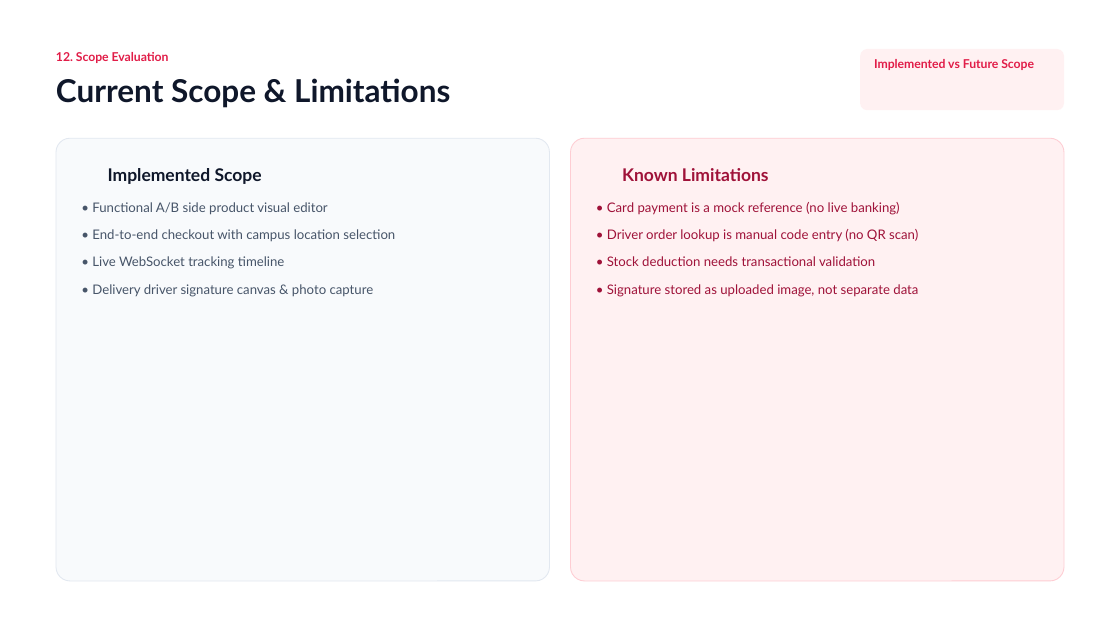
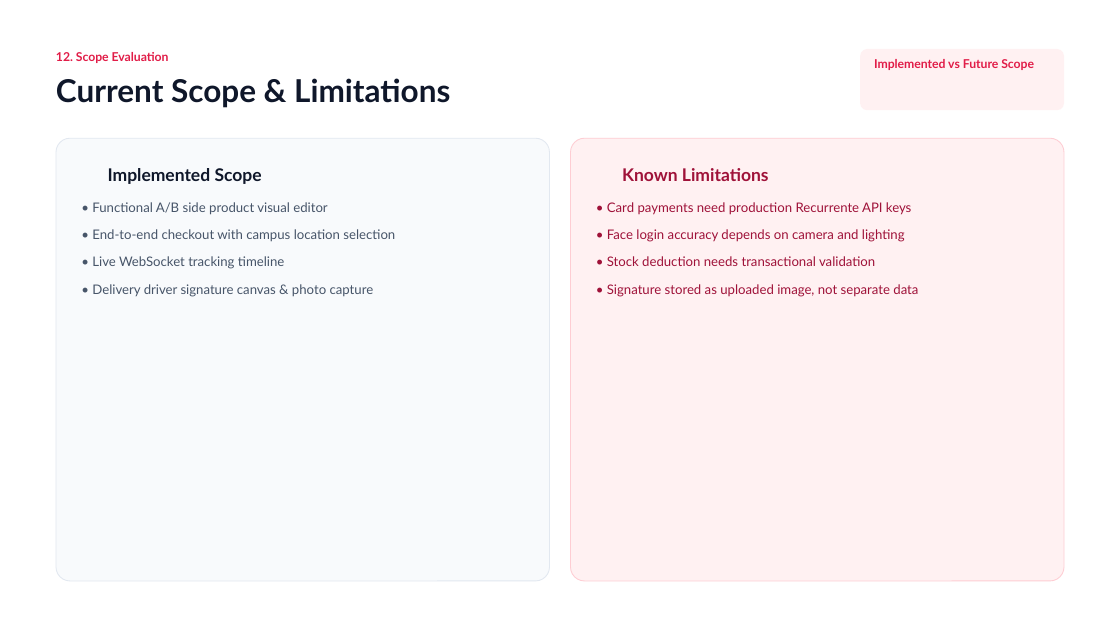
Before and after one commit to ediazc20-gif/UMG-Personaliza, a slide deck: slide 13 of docs/entrega/imagenes de diagramas - Documentos - pdf/UMG Personaliza Presentation.pptx. Drawn at 1120x630 pixels with LibreOffice and Linux fonts; fonts in the diff are those of the drawing; background and template pictures are left out. Boxes give left, top, right and bottom in pixels: in the first picture for what was removed or moved away, otherwise in the second. Text is boxed around its words. In the diff, an @@ line names an element or a change of style, - is before the commit and + after.

```diff
--- a/docs/entrega/imagenes de diagramas - Documentos - pdf/UMG Personaliza Presentation.pptx
+++ b/docs/entrega/imagenes de diagramas - Documentos - pdf/UMG Personaliza Presentation.pptx
@@ text at <box>607,202,911,215</box>: text changed @@
-• Card payment is a mock reference (no live banking)
+• Card payments need production Recurrente API keys
@@ text at <box>607,229,905,242</box>: text changed @@
-• Driver order lookup is manual code entry (no QR scan)
+• Face login accuracy depends on camera and lighting
```
Also in this commit, not shown: 4 other slides changed, 1 other file.
